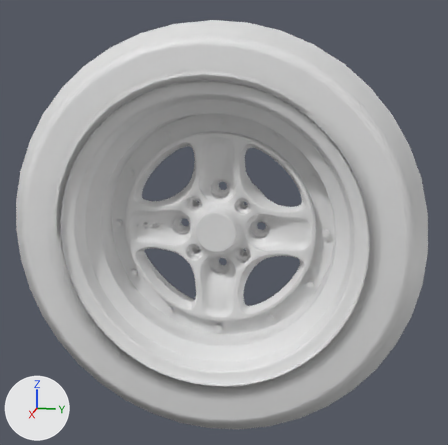
Two versions of the glTF model public/parts/wheel_tsume.glb, one commit apart.
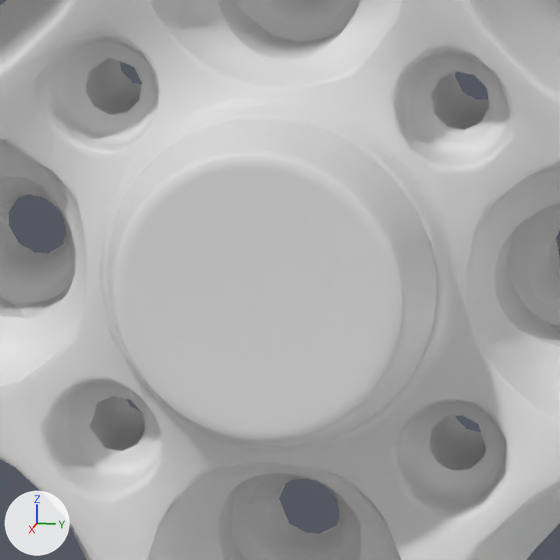
Old and new are each drawn whole from a 50 mm lens placed at (0.874, 0.175, 0.219), pointed at (0.0, 0.0, 0.001) and again close up on the part from 40% to 58% of the width and 43% to 60% of the height. The axes (+X, +Y, +Z) are drawn at lower left. The lights are the same throughout. The first two pictures are the older version. Where no turn or scale is listed for an object, it has been applied to the vertices. Vertices at exactly the same position are counted once.

The older version as bpy lines, for what is in view:
```python
me_wheels_wheel_tsume = bpy.data.meshes.new('wheels.wheel_tsume')
me_wheels_wheel_tsume.from_pydata(...)  # 5685 vertices, 10547 faces; spans x -0.125..0.125, y -0.28..0.28, z -0.28..0.28
# faces by material slot: [5931, 440, 3024, 192, 960]
me_wheels_wheel_tsume.materials.append(mat_rim)  # white #e7e7e7
me_wheels_wheel_tsume.materials.append(mat_rimcap)  # white #e7e7e7
me_wheels_wheel_tsume.materials.append(mat_rimlip)  # white #e7e7e7
me_wheels_wheel_tsume.materials.append(mat_chrome)  # white #e7e7e7
me_wheels_wheel_tsume.materials.append(mat_tire)  # white #e7e7e7
ob_wheel = bpy.data.objects.new('Wheel', me_wheels_wheel_tsume)
ob_wheel.location = (0.0, 0.0, 0.0)
```
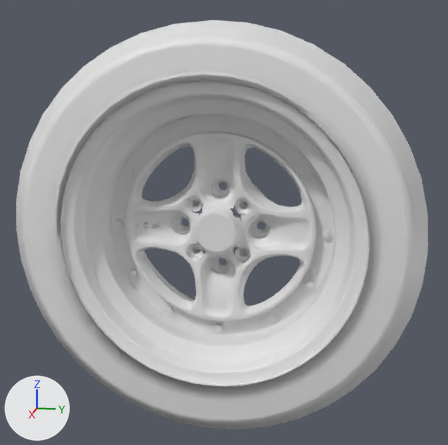
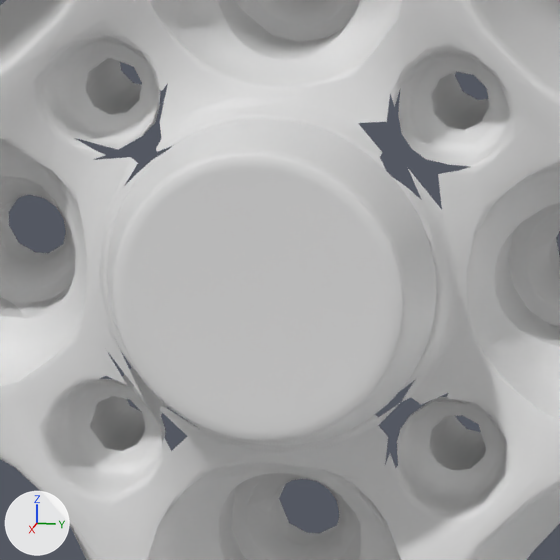
What changed in the scene script:
```text
Change me_wheels_wheel_tsume:
    used by ob_wheel; location = (0.0, 0.0, 0.0)
    remove me_wheels_wheel_tsume.from_pydata(...)  # 5685 vertices, 10547 faces; spans x -0.125..0.125, y -0.28..0.28, z -0.28..0.28
    add me_wheels_wheel_tsume.from_pydata(...)  # 5668 vertices, 10437 faces; spans x -0.125..0.125, y -0.28..0.28, z -0.28..0.28
    me_wheels_wheel_tsume part 1
    17 vertices are removed from x 0.04..0.046, y -0.033..0.033, z -0.033..0.033
    153 faces are deleted
    4 vertices move within x 0.036..0.039, y -0.113..-0.093, z -0.002..0.001
    40 new faces join them, mat_rim (white #e7e7e7)
    3 new faces join them, mat_rimcap (white #e7e7e7)
```

Changed parts and their boxes [x1, y1, x2, y2] in the close-ups (560 x 560 px):
part 1 of me_wheels_wheel_tsume, cut back
    before: [75, 83, 471, 468]
